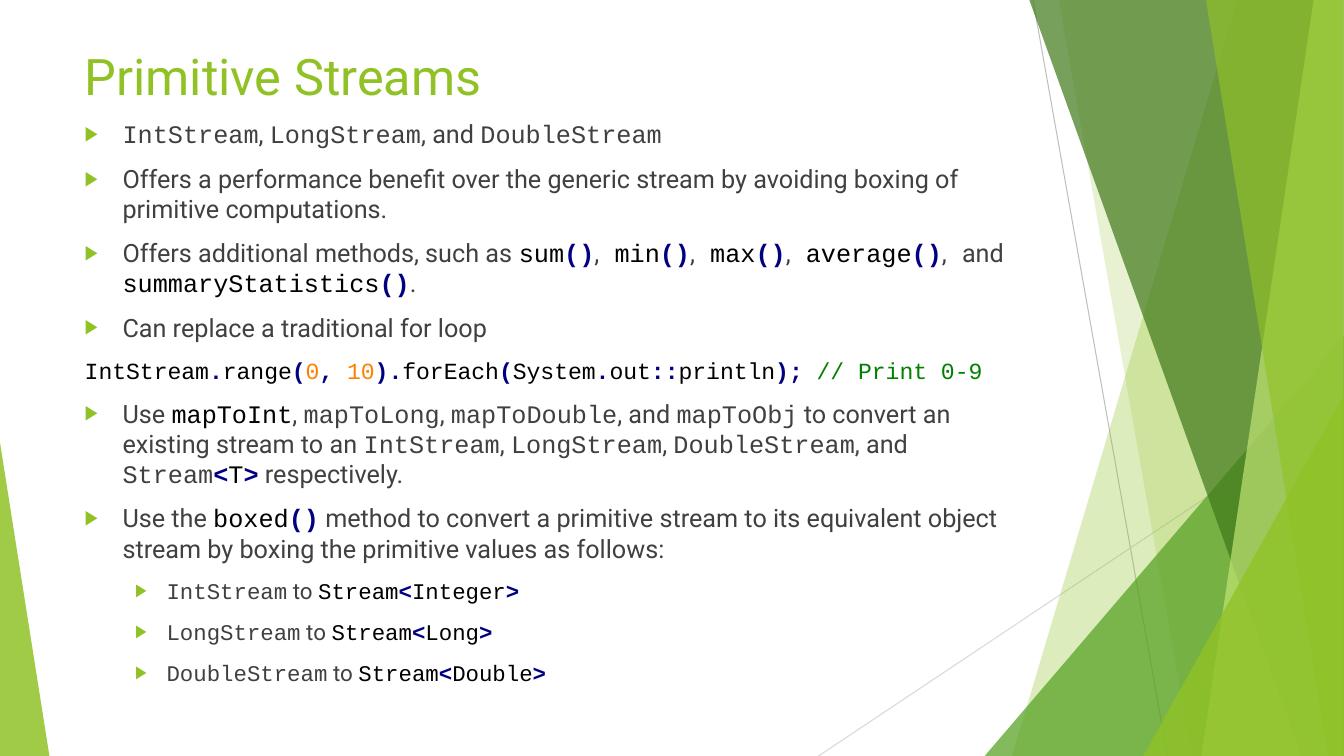
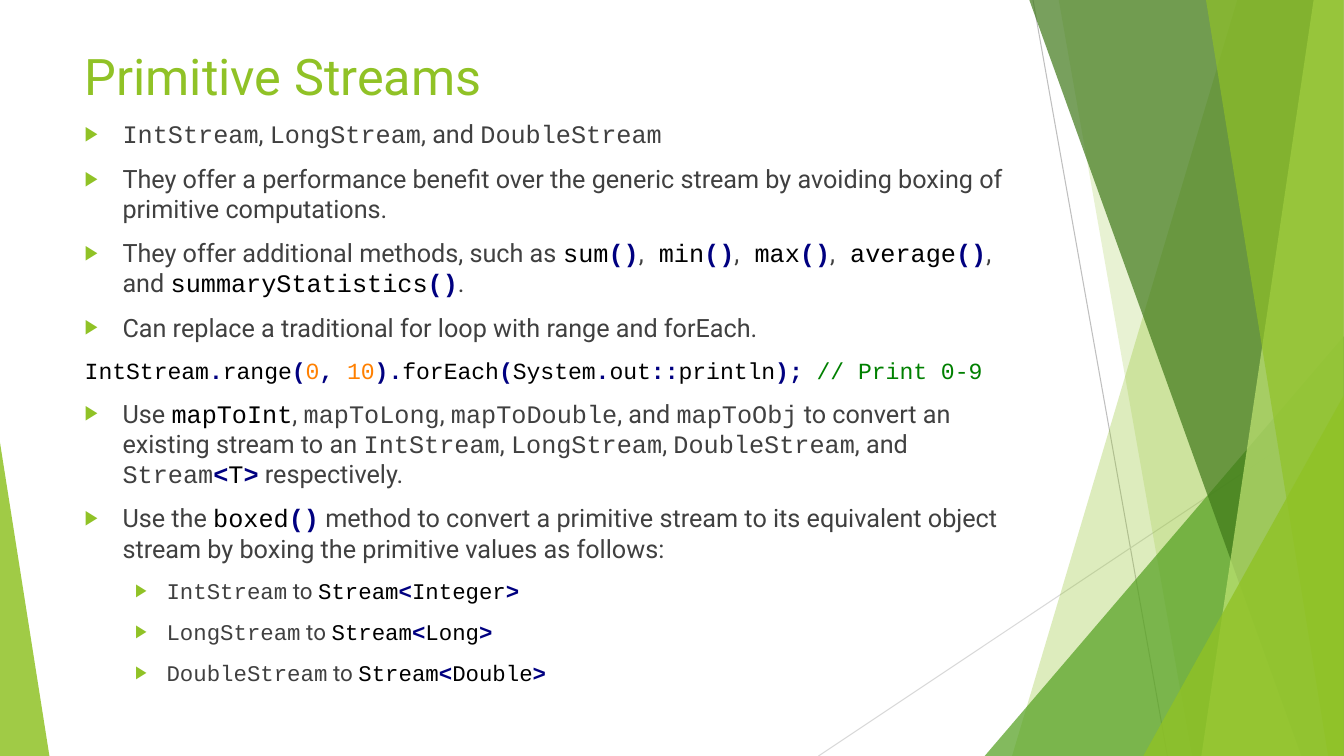
Before and after one commit to RichardRoda/2017-CodePaLOUsa-Lambda, a slide deck: slide 28 of Learning to Love the Lambda in the Stream.pptx. Drawn at 1344x756 pixels with LibreOffice and Linux fonts; fonts in the diff are those of the drawing. Boxes give left, top, right and bottom in pixels: in the first picture for what was removed or moved away, otherwise in the second. Text is boxed around its words. In the diff, an @@ line names an element or a change of style, - is before the commit and + after.

```diff
--- a/Learning to Love the Lambda in the Stream.pptx
+++ b/Learning to Love the Lambda in the Stream.pptx
@@ text at [123,169,1002,343]: text changed @@
-▶ Offers a performance benefit over the generic stream by avoiding boxing of primitive computations.
-▶ Offers additional methods, such as sum(), min(), max(), average(), and summaryStatistics().
-▶ Can replace a traditional for loop
+▶ They offer a performance benefit over the generic stream by avoiding boxing of primitive computations.
+▶ They offer additional methods, such as sum(), min(), max(), average(), and summaryStatistics().
+▶ Can replace a traditional for loop with range and forEach.
```
Also in this commit, not shown: 18 other slides changed.
